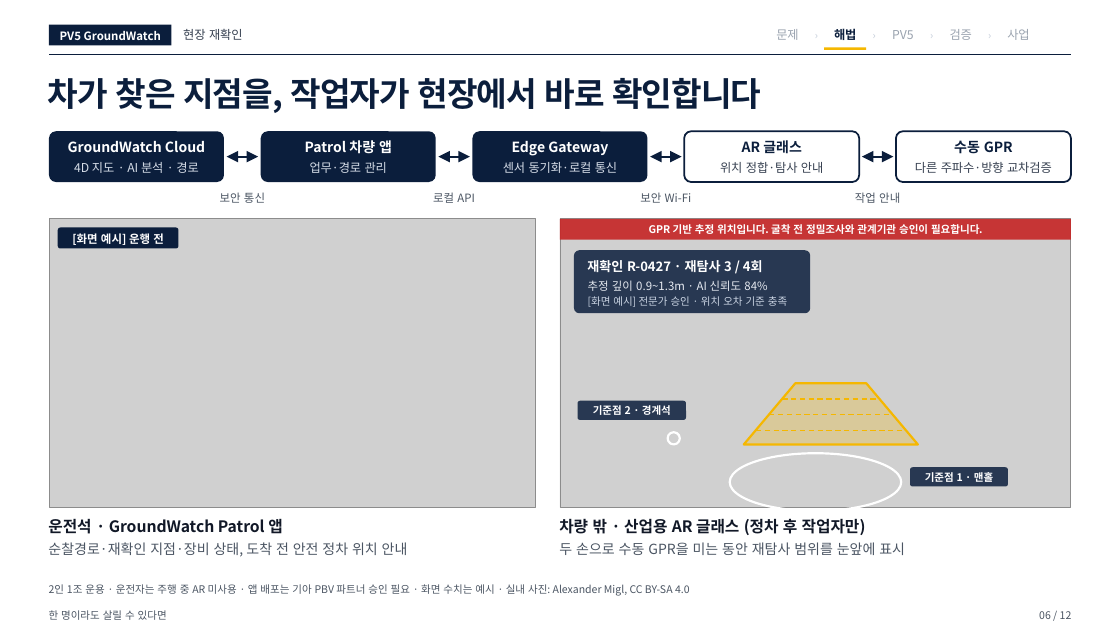
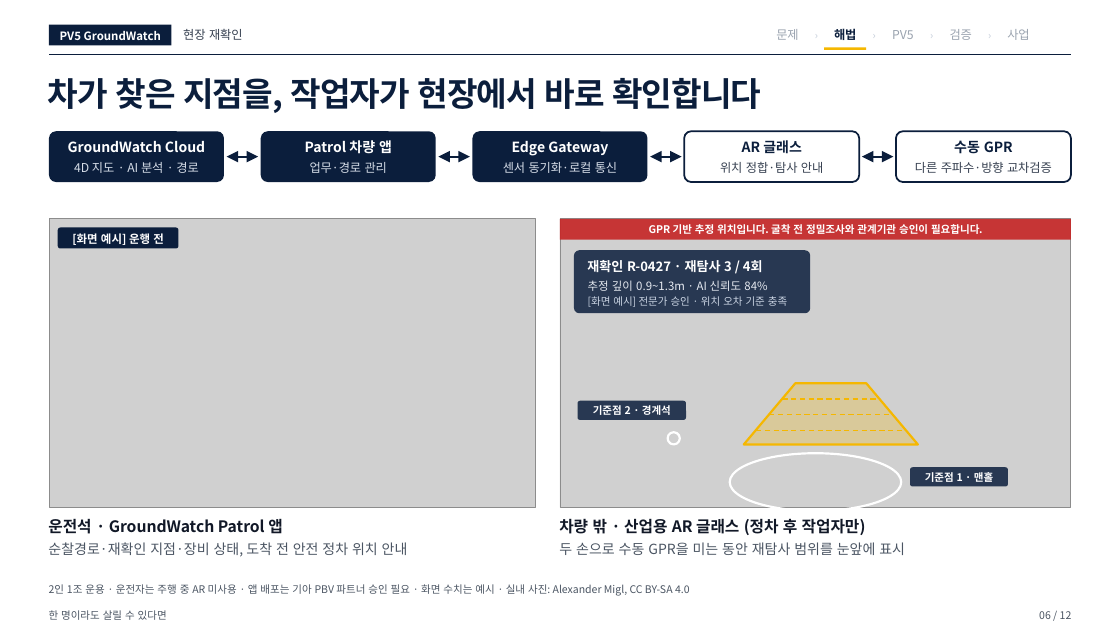
Before and after one commit to woojin-choe/pv5-hose-lab, a slide deck: slide 6 of ppt_all/PV5_GroundWatch_10_22.pptx. Drawn at 1120x630 pixels with LibreOffice and Linux fonts; fonts in the diff are those of the drawing; grey boxes stand for pictures. Boxes give left, top, right and bottom in pixels: in the first picture for what was removed or moved away, otherwise in the second. Text is boxed around its words. In the diff, an @@ line names an element or a change of style, - is before the commit and + after.

```diff
--- a/ppt_all/PV5_GroundWatch_10_22.pptx
+++ b/ppt_all/PV5_GroundWatch_10_22.pptx
@@ group removed at (x1=220, y1=192, x2=900, y2=203): 4 texts @@
-보안 통신
-로컬 API
-보안 Wi-Fi
-작업 안내
```
Also in this commit, not shown: 4 other slides changed, 12 other files.
